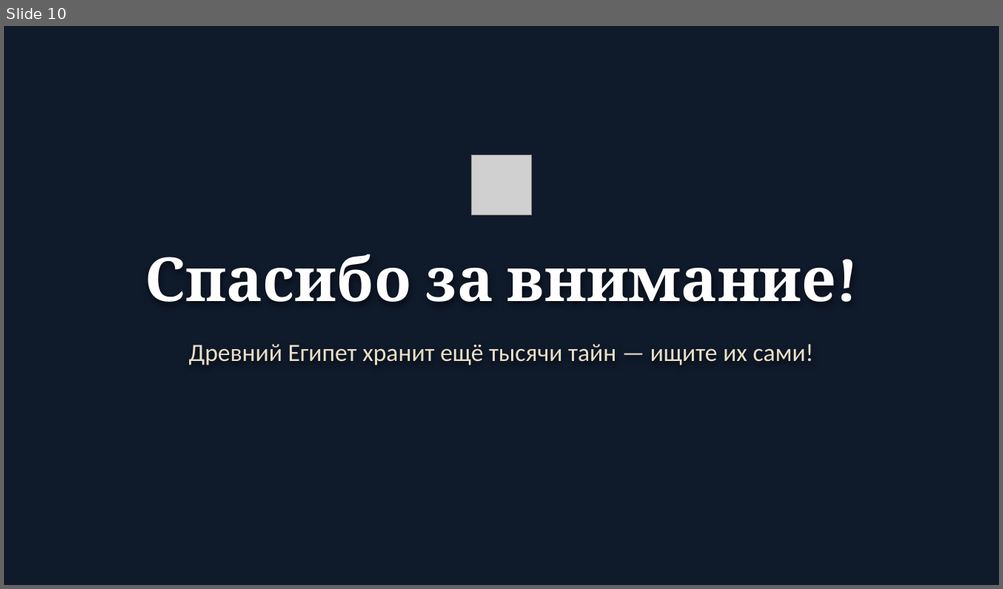
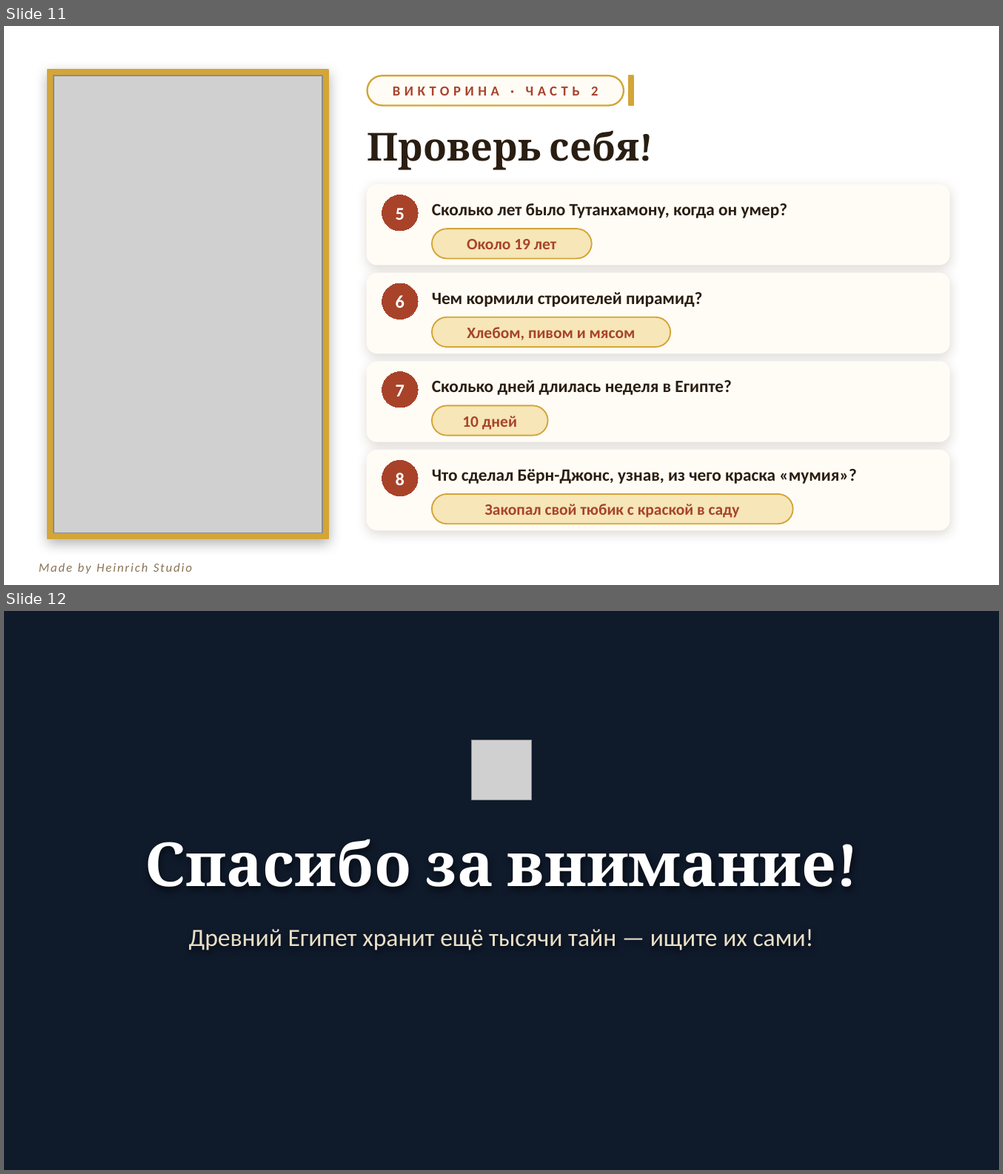
Before and after one commit to sl-himmelreich/heinrich-mario, a slide deck: Древний_Египет.pptx. Shown one above the other, each under a label of ours: slide 10 before the commit, slides 11 and 12 after it. The pictures are 1003x589 and 1003x1174 pixels, drawn with LibreOffice and Linux fonts; fonts in the diff are those of the drawing; grey boxes stand for pictures; background and template pictures are left out. Boxes give left, top, right and bottom in pixels: in the first picture for what was removed or moved away, otherwise in the second. Text is boxed around its words. In the diff, an @@ line names an element or a change of style, - is before the commit and + after.

```diff
--- a/Древний_Египет.pptx
+++ b/Древний_Египет.pptx
@@ slide 11 added at <box>4,26,999,585</box>, background picture (left out) @@
@@ rectangle added at <box>48,70,328,540</box>, fill #D4A537, outline #D4A537 1 pt @@
@@ picture added at <box>54,76,322,533</box> @@
@@ rounded rectangle added at <box>367,76,623,106</box>, fill #FFFCF6, outline #D4A537 1.25 pt @@
@@ text added at <box>392,87,597,96</box>, 10 pt, text #A8432A, bold @@
+ВИКТОРИНА · ЧАСТЬ 2
@@ rectangle added at <box>629,76,634,106</box>, fill #D4A537, outline #D4A537 1 pt @@
@@ text added at <box>367,130,639,170</box>, 28 pt, text #2A1E12, bold @@
+Проверь себя!
@@ rounded rectangle added at <box>367,185,949,265</box>, fill #FFFCF6, outline #FFFCF6 1 pt @@
@@ ellipse added at <box>382,195,418,231</box>, fill #A8432A, outline #A8432A 0.75 pt, 13 pt, text #FFFFFF, bold @@
+5
@@ text added at <box>432,204,788,218</box>, 12.5 pt, text #2A1E12, bold @@
+Сколько лет было Тутанхамону, когда он умер?
@@ rounded rectangle added at <box>432,229,592,258</box>, fill #F6E6B8, outline #D4A537 1 pt, 11.5 pt, text #A8432A, bold @@
+Около 19 лет
@@ rounded rectangle added at <box>367,274,949,353</box>, fill #FFFCF6, outline #FFFCF6 1 pt @@
@@ ellipse added at <box>382,284,418,319</box>, fill #A8432A, outline #A8432A 0.75 pt, 13 pt, text #FFFFFF, bold @@
+6
@@ text added at <box>432,292,702,307</box>, 12.5 pt, text #2A1E12, bold @@
+Чем кормили строителей пирамид?
@@ rounded rectangle added at <box>432,318,670,347</box>, fill #F6E6B8, outline #D4A537 1 pt, 11.5 pt, text #A8432A, bold @@
+Хлебом, пивом и мясом
@@ rounded rectangle added at <box>367,362,949,442</box>, fill #FFFCF6, outline #FFFCF6 1 pt @@
@@ ellipse added at <box>382,372,418,408</box>, fill #A8432A, outline #A8432A 0.75 pt, 13 pt, text #FFFFFF, bold @@
+7
@@ text added at <box>432,380,731,395</box>, 12.5 pt, text #2A1E12, bold @@
+Сколько дней длилась неделя в Египте?
@@ rounded rectangle added at <box>432,406,548,436</box>, fill #F6E6B8, outline #D4A537 1 pt, 11.5 pt, text #A8432A, bold @@
+10 дней
@@ rounded rectangle added at <box>367,451,949,530</box>, fill #FFFCF6, outline #FFFCF6 1 pt @@
@@ ellipse added at <box>382,460,418,497</box>, fill #A8432A, outline #A8432A 0.75 pt, 13 pt, text #FFFFFF, bold @@
+8
@@ text added at <box>432,469,856,484</box>, 12.5 pt, text #2A1E12, bold @@
+Что сделал Бёрн-Джонс, узнав, из чего краска «мумия»?
@@ rounded rectangle added at <box>432,494,793,524</box>, fill #F6E6B8, outline #D4A537 1 pt, 11.5 pt, text #A8432A, bold @@
+Закопал свой тюбик с краской в саду
@@ text added at <box>39,563,192,574</box>, 9 pt, text #8A7356, italic @@
+Made by Heinrich Studio
@@ what was slide 10 is now slide 12 @@
```
Also in this commit, not shown: 1 slide changed, 1 other slide added, 1 other file.
